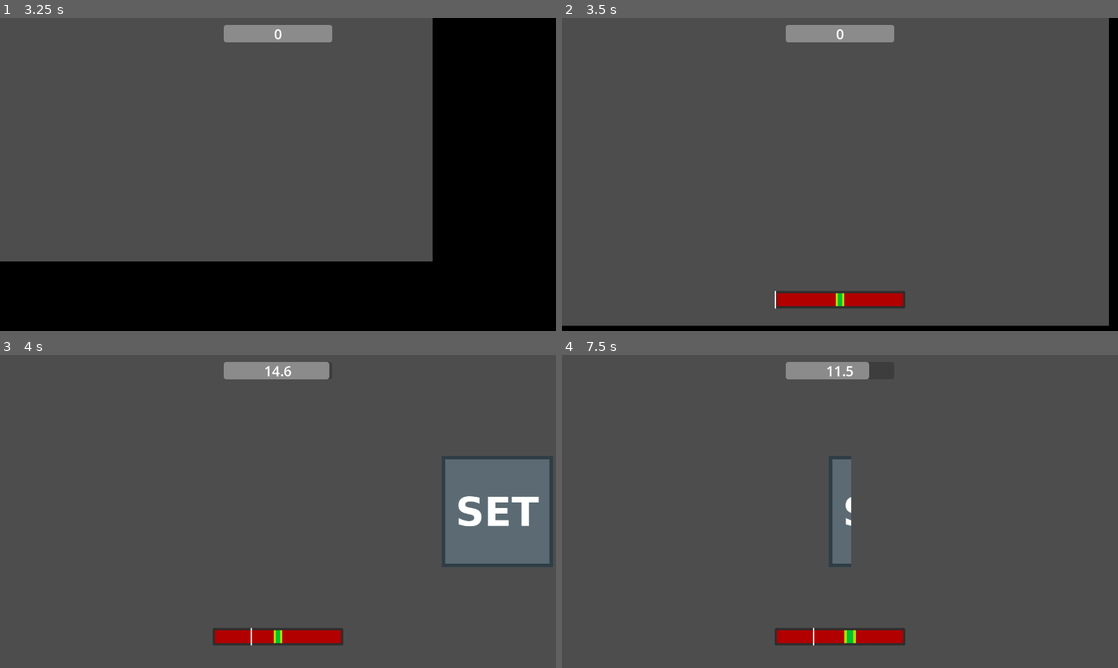
Above: before the commit, frames 1-4 (two rows, left to right).
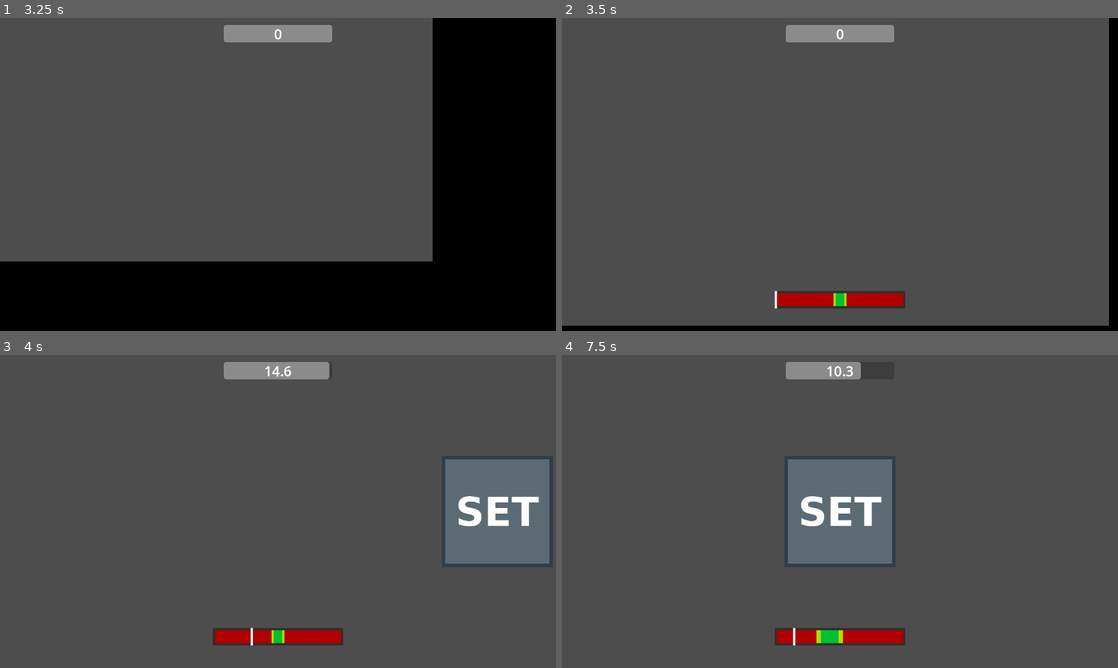
Above: after the commit, the same moments.

Repository: Chebrbober/GMTK-JAM
Game: Godot game, scene res://scenes/main_menu.tscn
Two runs of this game, one before a commit and one after it. Both use one fixed random seed, a clock stepped at 60 frames per second and the inputs below.
Inputs (mouse positions are in pixels of both pictures, inside the frame that each line leads up to):
- Up to frame 1 (3.25 s): click "Play" at 0.5 s; click "Play" at 1.25 s; tap Enter at 2 s; move the mouse to (400, 158) at 2.02 s; press the mouse at (400, 158) at 2.03 s; hold Right (move_right) 2.03-2.78 s; tap Space (jump) at 2.27, 3.02 s; move the mouse to (166, 190) at 2.77 s; release the mouse at (166, 190) at 2.78 s; hold Down (move_down) from 2.78 s (still down); click (166, 190) at 2.85 s
- Up to frame 2 (3.5 s): keep holding Down (move_down)
- Up to frame 3 (4 s): move the mouse to (333, 442) at 3.52 s; release Down (move_down) at 3.53 s; press the mouse at (333, 442) at 3.53 s; hold Right (move_right) from 3.53 s (still down)
- Up to frame 4 (7.5 s): move the mouse to (812, 574) at 4.27 s; release Right (move_right) at 4.28 s; release the mouse at (812, 574) at 4.28 s; hold Up (move_up) 4.28-5.03 s; click (812, 574) at 4.35 s; tap Space (jump) at 4.52, 5, 5.27, 6.02, 7.25 s; move the mouse to (1006, 558) at 5.02 s; press the mouse at (1006, 558) at 5.03 s; hold Left (move_left) 5.03-6.53 s; tap Enter at 5.75 s; move the mouse to (673, 464) at 5.77 s; release the mouse at (673, 464) at 5.78 s; click (673, 464) at 5.85 s; move the mouse to (867, 511) at 6.52 s; press the mouse at (867, 511) at 6.53 s; hold Down (move_down) 6.53-7.28 s; move the mouse to (756, 433) at 7.27 s; release the mouse at (756, 433) at 7.28 s; hold Right (move_right) from 7.28 s (still down); click (756, 433) at 7.35 s

Frame 1 is identical in both runs. In frame 2, less than 0.1% of the frame differs, in the area x 38-52%, y 87-93%; in frame 3, less than 0.1%; in frame 4, 6.6%, in the area x 40-60%, y 2-93%.

Commit message:
store cut types in the script as "data", add combo label

Diff:
--- a/scenes/game.tscn
+++ b/scenes/game.tscn
@@ -1,13 +1,17 @@
-[gd_scene load_steps=7 format=3 uid="uid://60kgkd16lk48"]
+[gd_scene load_steps=9 format=3 uid="uid://60kgkd16lk48"]
 
 [ext_resource type="Script" uid="uid://bhxd7n2o5j84x" path="res://addons/settings_menus/ui/pause_menu_ui.gd" id="1_uwrxv"]
 [ext_resource type="Script" uid="uid://xihw66v5bdwf" path="res://scripts/cut_bar.gd" id="2_lbhrr"]
 [ext_resource type="Script" uid="uid://bj5aths4ml4bm" path="res://scripts/food_spawner.gd" id="2_yqjtg"]
 [ext_resource type="PackedScene" uid="uid://bxupbsk7issf7" path="res://scenes/food.tscn" id="3_lnu2h"]
 [ext_resource type="Script" uid="uid://gk7juyeev0lr" path="res://scripts/countdown.gd" id="4_iywne"]
+[ext_resource type="Script" uid="uid://bxt1wgg3lyg8j" path="res://scripts/combo.gd" id="5_p57ef"]
 
 [sub_resource type="LabelSettings" id="LabelSettings_uwrxv"]
 font_size = 32
+
+[sub_resource type="LabelSettings" id="LabelSettings_p57ef"]
+font_size = 64
 
 [node name="Game" type="Node2D"]
 
@@ -58,7 +62,7 @@
 color = Color(0.698039, 0, 0, 1)
 
 [node name="YellowZone" type="ColorRect" parent="UI/CutBar/PanelContainer/MarginContainer"]
-custom_minimum_size = Vector2(20, 0)
+custom_minimum_size = Vector2(30, 0)
 layout_mode = 2
 size_flags_horizontal = 4
 color = Color(0.686275, 0.866667, 0, 1)
@@ -82,7 +86,7 @@
 
 [node name="Indicator" type="ColorRect" parent="UI/CutBar"]
 unique_name_in_owner = true
-custom_minimum_size = Vector2(3, 0)
+custom_minimum_size = Vector2(5, 0)
 layout_mode = 0
 offset_right = 2.0
 offset_bottom = 40.0
@@ -129,6 +133,32 @@
 wait_time = 15.0
 one_shot = true
 
+[node name="Combo" type="Control" parent="UI"]
+layout_mode = 3
+anchor_left = 0.5
+anchor_top = 0.25
+anchor_right = 0.5
+anchor_bottom = 0.25
+offset_left = -20.0
+offset_top = -20.0
+offset_right = 20.0
+offset_bottom = 20.0
+grow_horizontal = 2
+grow_vertical = 2
+script = ExtResource("5_p57ef")
+
+[node name="Label" type="Label" parent="UI/Combo"]
+layout_mode = 1
+anchors_preset = 15
+anchor_right = 1.0
+anchor_bottom = 1.0
+grow_horizontal = 2
+grow_vertical = 2
+text = "5"
+label_settings = SubResource("LabelSettings_p57ef")
+horizontal_alignment = 1
+vertical_alignment = 1
+
 [node name="PauseMenu" type="CanvasLayer" parent="."]
 script = ExtResource("1_uwrxv")
 main_menu_scene_path = "uid://cy18vdwi6ps75"
@@ -136,3 +166,4 @@
 [connection signal="cut_acces_changed" from="UI/FoodSpawner" to="UI/CutBar" method="_on_food_spawner_cut_acces_changed"]
 [connection signal="gui_input" from="UI/FoodSpawner/ClickArea" to="UI/CutBar" method="_on_click_area_gui_input"]
 [connection signal="mouse_clicked" from="UI/CutBar" to="UI/Countdown" method="_on_cut_bar_mouse_clicked"]
+[connection signal="mouse_clicked" from="UI/CutBar" to="UI/Combo" method="_on_cut_bar_mouse_clicked"]
--- /dev/null
+++ b/scripts/combo.gd
@@ -0,0 +1,27 @@
+extends Control
+
+@onready var label: Label = $Label
+@onready var start_size: Vector2 = label.size
+var succesful_cuts_done: int = 0
+var tween: Tween
+
+func _ready() -> void:
+	label.visible = false
+
+func _on_cut_bar_mouse_clicked(type: CutType.Result) -> void:
+	if type in [CutType.Result.PERFECT, CutType.Result.GOOD]:
+		if tween:
+			tween.kill()
+		tween = create_tween()
+		tween.tween_property(label, "size", start_size, 0.25).set_trans(Tween.TRANS_ELASTIC).from(Vector2(0,0))
+		label.visible = true
+		label.rotation = randf_range(-1, 1)
+		succesful_cuts_done += 1
+		label.text = str(succesful_cuts_done) + "x"
+	else:
+		if tween:
+			tween.kill()
+		tween = create_tween()
+		tween.tween_property(label, "size", start_size, 0.25).set_trans(Tween.TRANS_EXPO).from_current()
+		succesful_cuts_done = 0
+		label.visible = false
--- a/scripts/countdown.gd
+++ b/scripts/countdown.gd
@@ -14,13 +14,13 @@
 	label.text = "%.1f" % timer.time_left
 	progress_bar.value = timer.time_left
 
-func _on_cut_bar_mouse_clicked(type: String) -> void:
+func _on_cut_bar_mouse_clicked(type) -> void:
 	match type:
-		"perfect":
+		CutType.Result.PERFECT:
 			add_to_current_timer(1)
-		"good":
+		CutType.Result.GOOD:
 			add_to_current_timer(0.5)
-		"miss":
+		CutType.Result.MISS:
 			add_to_current_timer(-0.2)
 
 func add_to_current_timer(value: float) -> void:
--- a/scripts/cut_bar.gd
+++ b/scripts/cut_bar.gd
@@ -7,12 +7,16 @@
 @onready var indicator: ColorRect = %Indicator
 @export var speed: float = 200
 var direction: int = 1
-var tween: Tween
 var multiplier: float = 1.2
 var max_size: float = 150
 var can_cut: bool
 
-signal mouse_clicked(type: String)
+signal mouse_clicked(type: CutType)
+
+func _ready() -> void:
+	yellow_zone.size.x *= 2
+	green_zone.size.x *= 2
+	randomize_pos()
 
 func _process(delta: float) -> void:
 	indicator.position.x += direction * speed * delta
@@ -41,15 +45,15 @@
 		return
 	if is_indicator_in_zone(green_zone):
 		print("perfect")
-		emit_signal("mouse_clicked", "perfect")
+		mouse_clicked.emit(CutType.Result.PERFECT)
 		update_zone_sizes(true)
 	elif is_indicator_in_zone(yellow_zone):
 		print("good")
-		emit_signal("mouse_clicked", "good")
+		mouse_clicked.emit(CutType.Result.GOOD)
 		update_zone_sizes(true)
 	else:
 		print('miss')
-		emit_signal("mouse_clicked", "miss")
+		mouse_clicked.emit(CutType.Result.MISS)
 		update_zone_sizes(false)
 	randomize_pos()
 
--- /dev/null
+++ b/scripts/cut_type.gd
@@ -0,0 +1,7 @@
+class_name CutType extends Node
+
+enum Result {
+	PERFECT,
+	GOOD,
+	MISS
+}
--- a/scripts/food.gd
+++ b/scripts/food.gd
@@ -17,7 +17,9 @@
 		sprite_2d.texture.get_size()
 	)
 
-func cut(_type: String) -> void:
+func cut(type: CutType.Result) -> void:
+	if type == CutType.Result.MISS:
+		return
 	cuts_done += 1
 
 	var remaining = cuts_required - cuts_done
Not shown, added: scripts/combo.gd.uid
Not shown, added: scripts/cut_type.gd.uid
